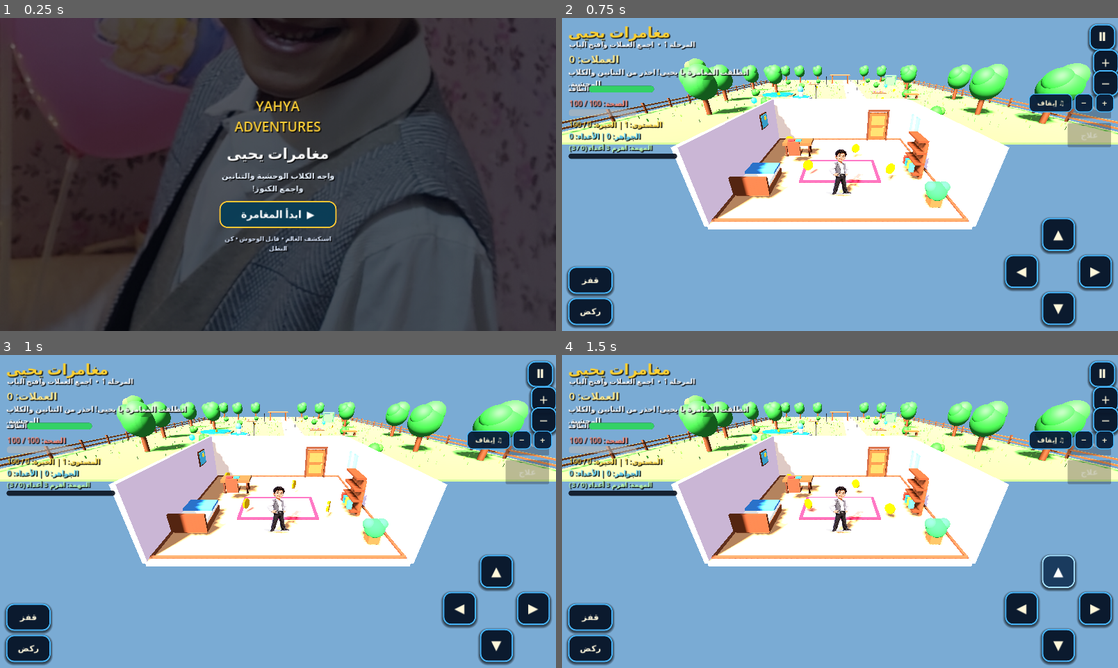
Above: before the commit, frames 1-4 (two rows, left to right).
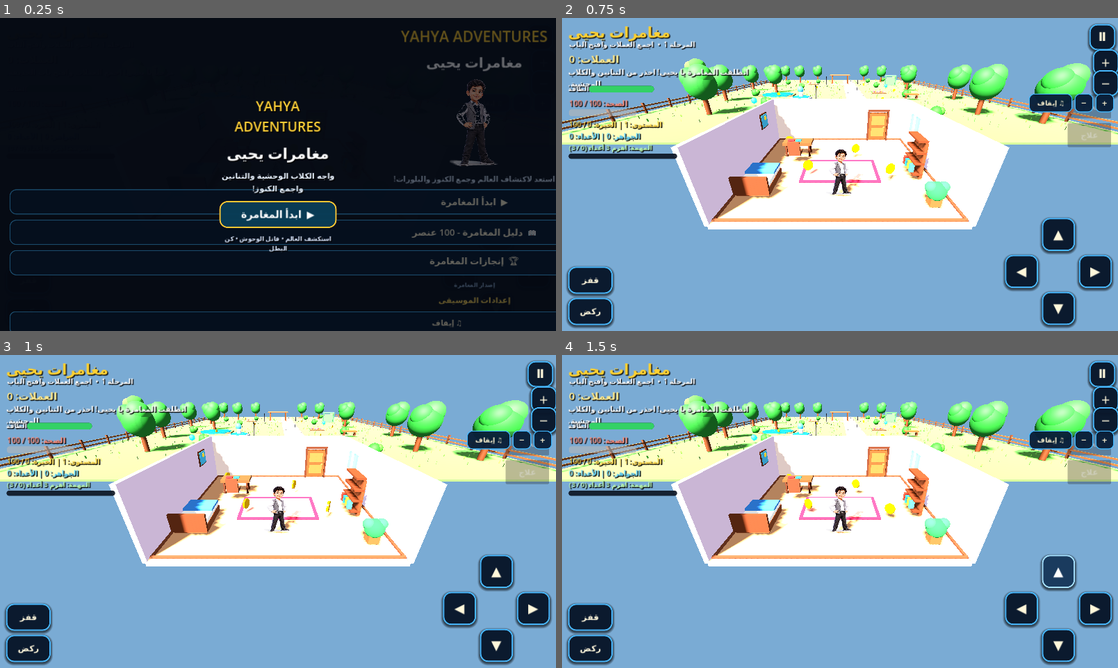
Above: after the commit, the same moments.

Repository: croceh2021-crypto/Yahya-Adventures
Game: Godot game, scene res://Main.tscn
Same seed, same stepped clock (60 frames per second), same inputs: the game is played once before the commit and once after it.
Inputs:
- Up to frame 1 (0.25 s): no input
- Up to frame 2 (0.75 s): click "▶ ابدأ المغامرة" at 0.5 s
- Up to frame 3 (1 s): no input
- Up to frame 4 (1.5 s): click "▲" at 1.25 s

The runs differ from the first frame. In frame 1, 91% of the frame differs, in the area x 0-100%, y 0-100%; in frame 2, nothing differs; in frame 3, nothing differs; in frame 4, nothing differs.
Error in both runs: Trying to cast a freed object. (res://Scripts/touch_input_fix.gd:80)

Commit message:
Use moh intro image and fix start button touch input

Diff:
--- a/Scripts/creature_update.gd
+++ b/Scripts/creature_update.gd
@@ -5,7 +5,7 @@
 # Adds wolves/dogs, dragons with fire breath, and the repository cover image.
 # Existing gameplay systems remain inherited and unchanged.
 
-const CREATURE_INTRO_IMAGE := "res://IMG_20261124_032029.jpg"
+const CREATURE_INTRO_IMAGE := "res://moh_intro.jpg"
 
 var creature_clock := 0.0
 var creature_intro_layer: CanvasLayer
@@ -108,6 +108,9 @@
     start_button.custom_minimum_size = Vector2(270, 62)
     start_button.size_flags_horizontal = Control.SIZE_SHRINK_CENTER
     start_button.focus_mode = Control.FOCUS_NONE
+    start_button.mouse_filter = Control.MOUSE_FILTER_STOP
+    start_button.process_mode = Node.PROCESS_MODE_ALWAYS
+    start_button.disabled = false
     start_button.add_theme_font_size_override("font_size", 23)
     start_button.add_theme_color_override("font_color", Color.WHITE)
 
@@ -153,6 +156,9 @@
 
 
 func _creature_start_adventure() -> void:
+    if not is_instance_valid(creature_intro_layer):
+        return
+
     is_game_paused = false
     if is_instance_valid(creature_intro_layer):
         creature_intro_layer.queue_free()
--- a/Scripts/main_updated.gd
+++ b/Scripts/main_updated.gd
@@ -115,14 +115,20 @@
 
         var target: Button = null
 
-        # FIXED: Ultimate menu belongs to the child script.
-        # Access it through its actual scene path.
-        var intro_root := get_node_or_null(
+        # Route touch input to the creature intro first, so Start works
+        # reliably while the scene tree is paused.
+        var creature_intro_root := get_node_or_null(
+            "CreatureIntroLayer/CreatureIntroRoot"
+        ) as Control
+
+        var ultimate_intro_root := get_node_or_null(
             "UltimateMenuLayer/UltimateRoot"
         ) as Control
 
-        if is_instance_valid(intro_root) and intro_root.visible:
-            target = _find_touch_button(intro_root, touch.position)
+        if is_instance_valid(creature_intro_root) and creature_intro_root.visible:
+            target = _find_touch_button(creature_intro_root, touch.position)
+        elif is_instance_valid(ultimate_intro_root) and ultimate_intro_root.visible:
+            target = _find_touch_button(ultimate_intro_root, touch.position)
 
         elif is_instance_valid(complete_overlay) and complete_overlay.visible:
             target = _find_touch_button(complete_overlay, touch.position)
